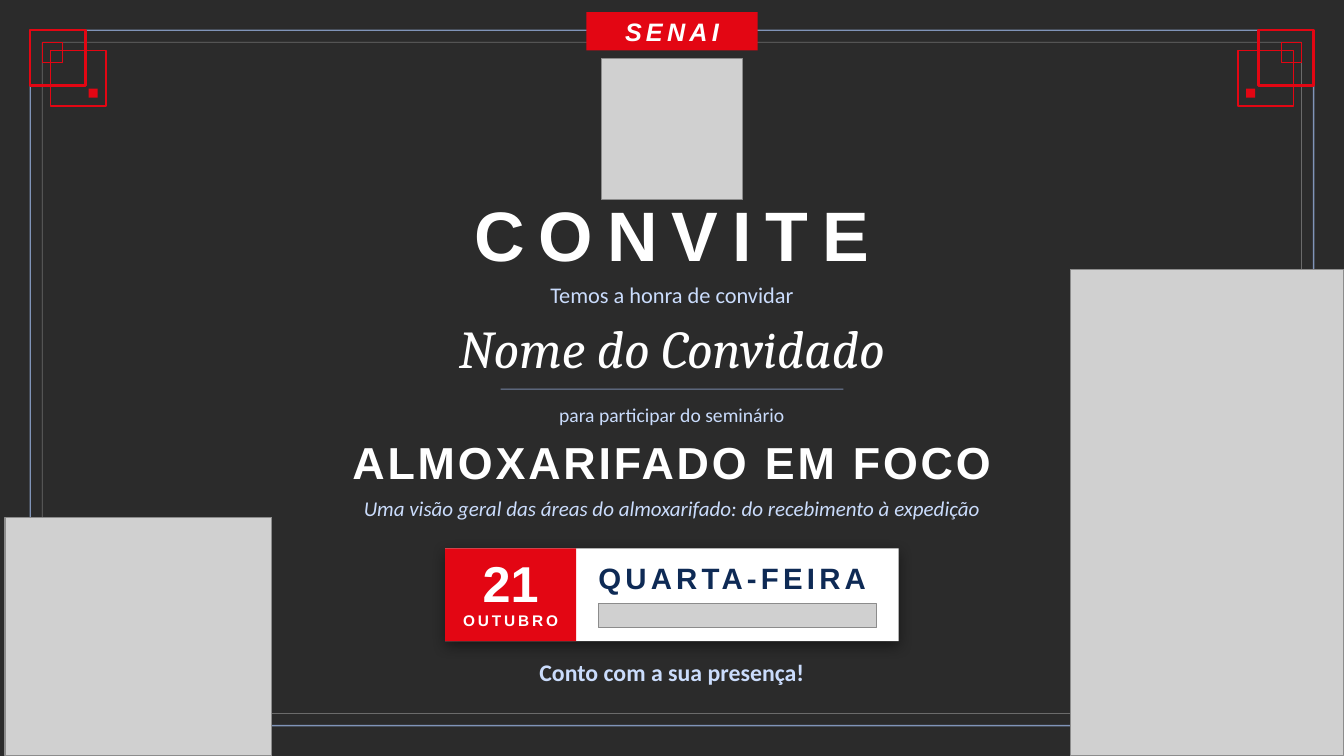
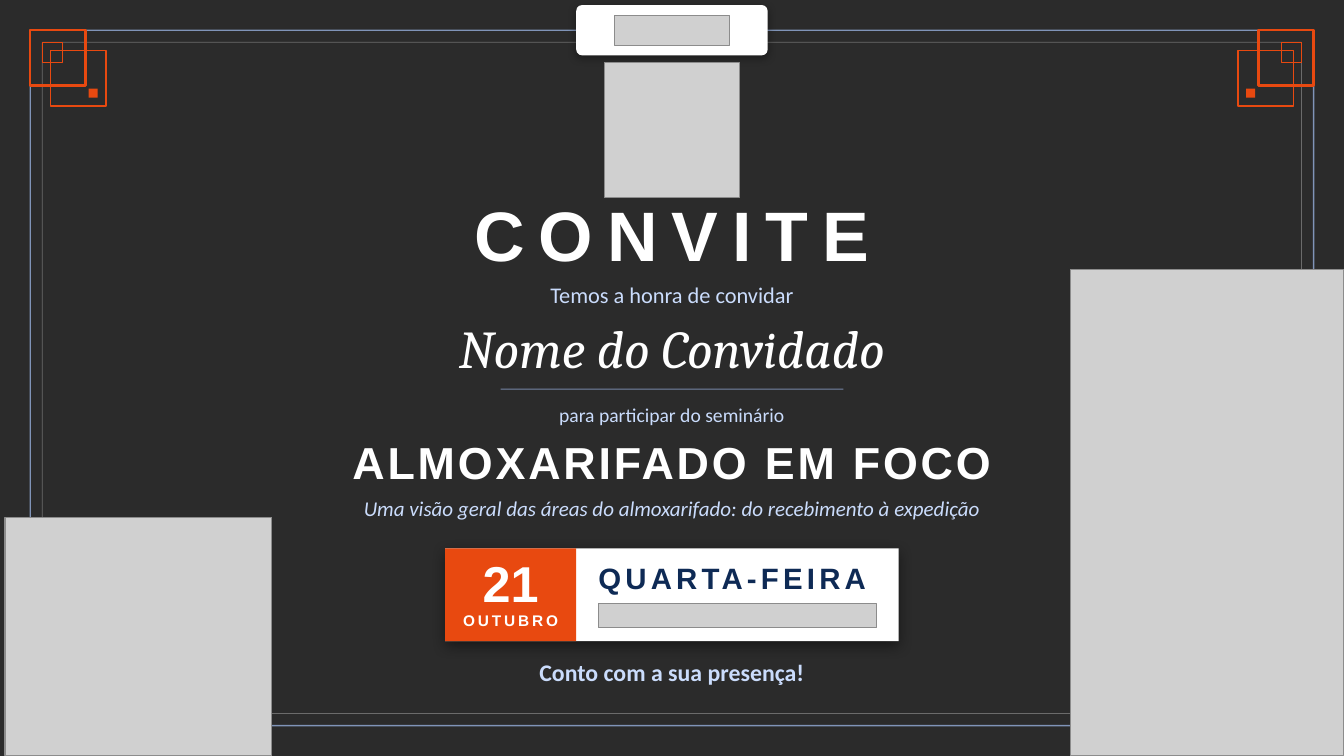
Before and after one commit to shazamfa90/IA, a slide deck: slide 1 of convites/convite-seminario-almoxarifado-senai.pptx. Drawn at 1344x756 pixels with LibreOffice and Linux fonts; fonts in the diff are those of the drawing; grey boxes stand for pictures; background and template pictures are left out; a plain dark background stands for a picture behind light text. Boxes give left, top, right and bottom in pixels: in the first picture for what was removed or moved away, otherwise in the second. Text is boxed around its words. In the diff, an @@ line names an element or a change of style, - is before the commit and + after.

```diff
--- a/convites/convite-seminario-almoxarifado-senai.pptx
+++ b/convites/convite-seminario-almoxarifado-senai.pptx
@@ rounded rectangle added at box(577, 5, 768, 55), fill #FFFFFF @@
@@ rectangle removed at box(587, 12, 758, 50) @@
-SENAI
@@ picture added at box(614, 15, 729, 45) @@
@@ rectangle at box(30, 30, 86, 86): outline #E30613 1.75 pt to #E84910 1.75 pt @@
@@ rectangle at box(42, 42, 63, 63): outline #E30613 1 pt to #E84910 1 pt @@
@@ rectangle at box(50, 50, 106, 106): outline #E30613 1.25 pt to #E84910 1.25 pt @@
@@ rectangle at box(1238, 50, 1294, 106): outline #E30613 1.25 pt to #E84910 1.25 pt @@
@@ rectangle at box(1258, 30, 1314, 86): outline #E30613 1.75 pt to #E84910 1.75 pt @@
@@ rectangle at box(1281, 42, 1302, 63): outline #E30613 1 pt to #E84910 1 pt @@
@@ picture: place and size @@
-picture at box(602, 58, 743, 200)
+picture at box(605, 63, 740, 198)
@@ fill #E30613 to #E84910 in 3 elements at box(89, 89, 98, 98), box(1246, 89, 1255, 98), box(446, 548, 577, 641) @@
```
Also in this commit, not shown: 1 slide added, 1 slide removed.
